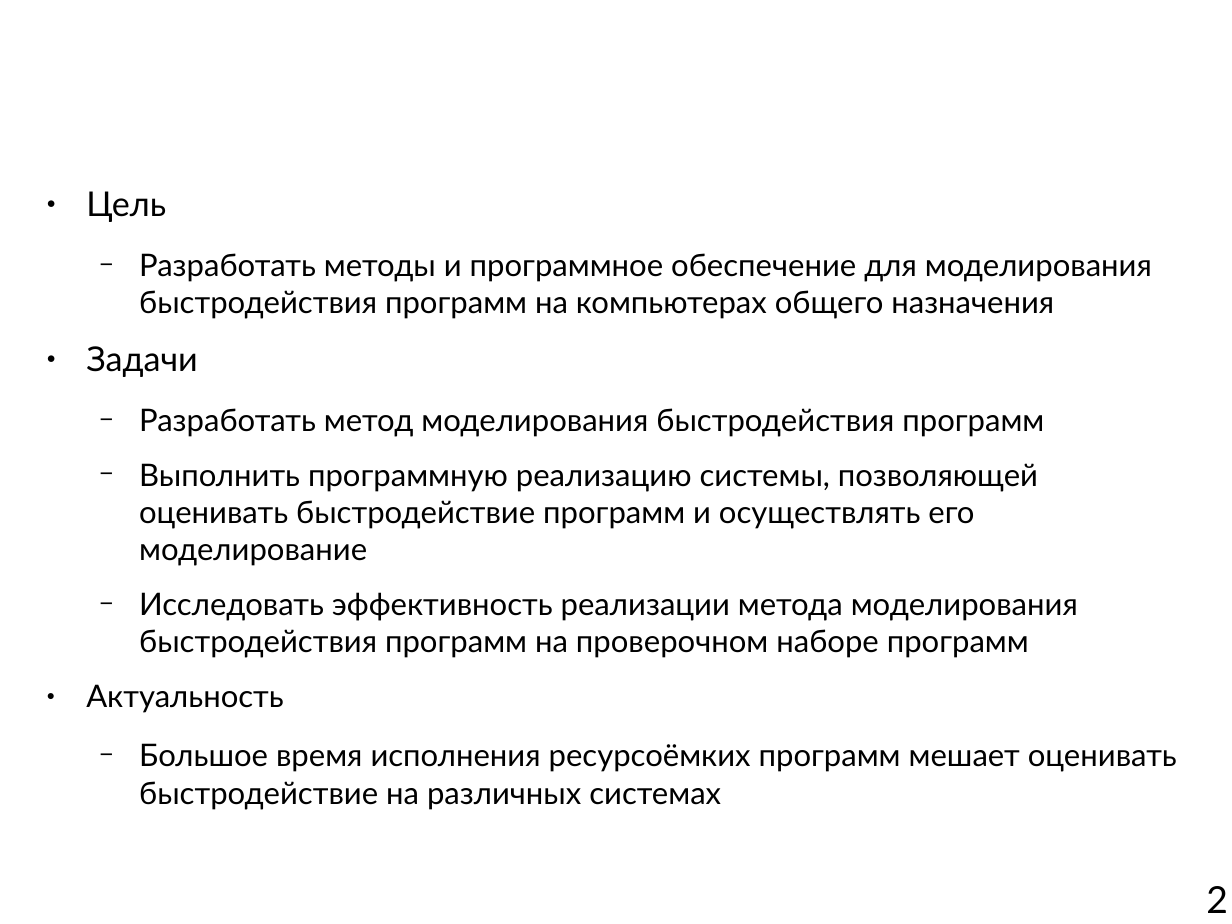
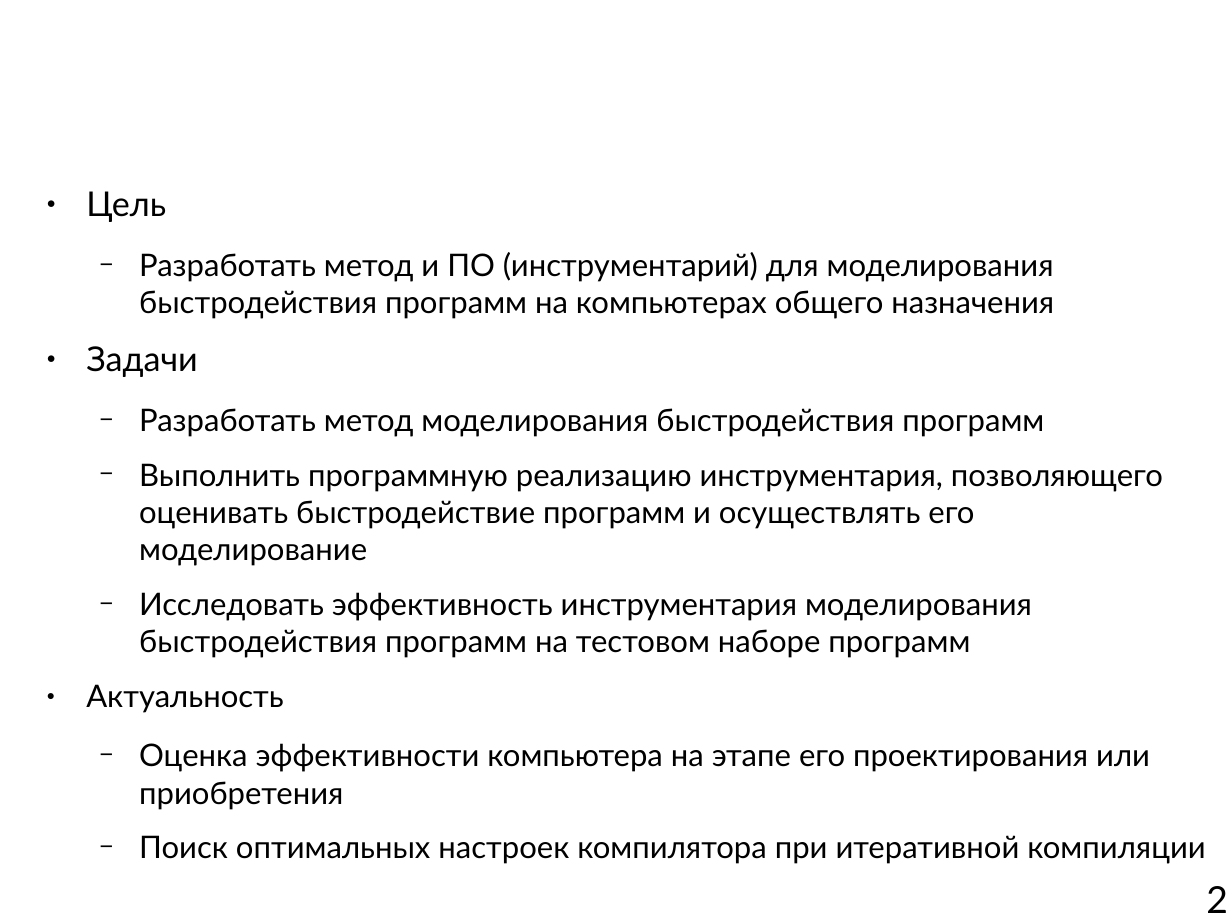
Before and after one commit to mkpankov/adaptor, a slide deck: slide 2 of diploma/defense/brochure.odp. Drawn at 1232x924 pixels with LibreOffice and Linux fonts; fonts in the diff are those of the drawing; background and template pictures are left out. Boxes give left, top, right and bottom in pixels: in the first picture for what was removed or moved away, otherwise in the second. Text is boxed around its words. In the diff, an @@ line names an element or a change of style, - is before the commit and + after.

```diff
--- a/diploma/defense/brochure.odp
+++ b/diploma/defense/brochure.odp
@@ text at bbox=[139, 252, 1054, 319]: text changed @@
-  − Разработать методы и программное обеспечение для моделирования быстродействия программ на компьютерах общего назначения
+  − Разработать метод и ПО (инструментарий) для моделирования быстродействия программ на компьютерах общего назначения
@@ text at bbox=[139, 463, 1163, 658]: text changed @@
-  − Выполнить программную реализацию системы, позволяющей оценивать быстродействие программ и осуществлять его моделирование
-  − Исследовать эффективность реализации метода моделирования быстродействия программ на проверочном наборе программ
+  − Выполнить программную реализацию инструментария, позволяющего оценивать быстродействие программ и осуществлять его моделирование
+  − Исследовать эффективность инструментария моделирования быстродействия программ на тестовом наборе программ
@@ text at bbox=[139, 743, 1205, 864]: text changed @@
-  − Большое время исполнения ресурсоёмких программ мешает оценивать быстродействие на различных системах
+  − Оценка эффективности компьютера на этапе его проектирования или приобретения
+  − Поиск оптимальных настроек компилятора при итеративной компиляции
```
Also in this commit, not shown: 7 other slides changed.
